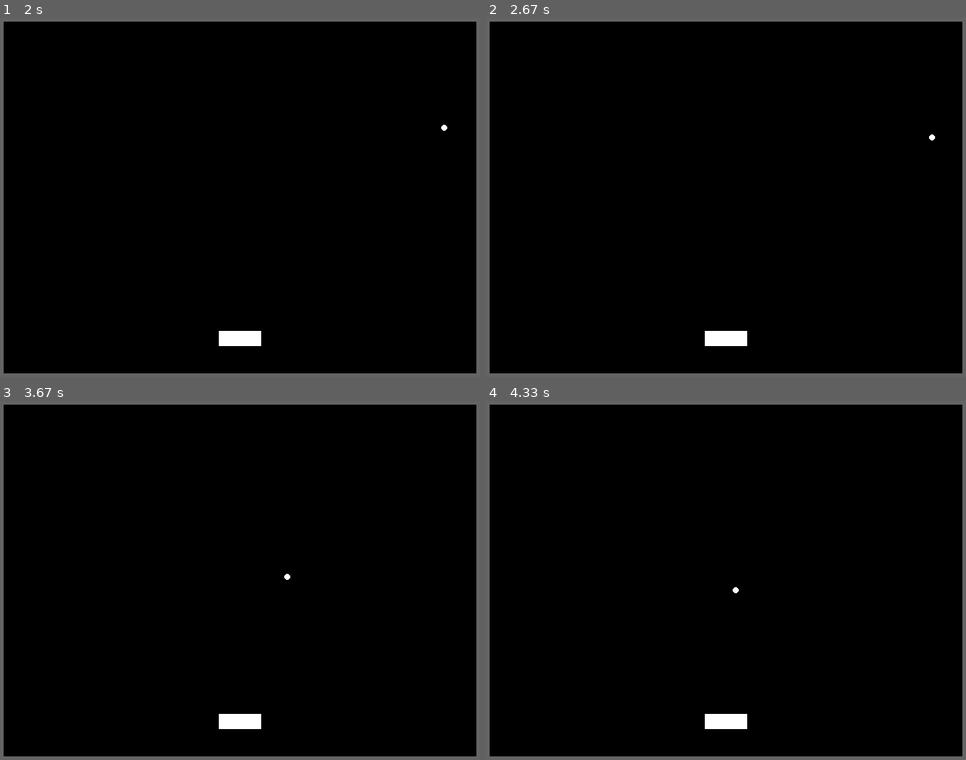
Above: before the commit, frames 1-4 (two rows, left to right).
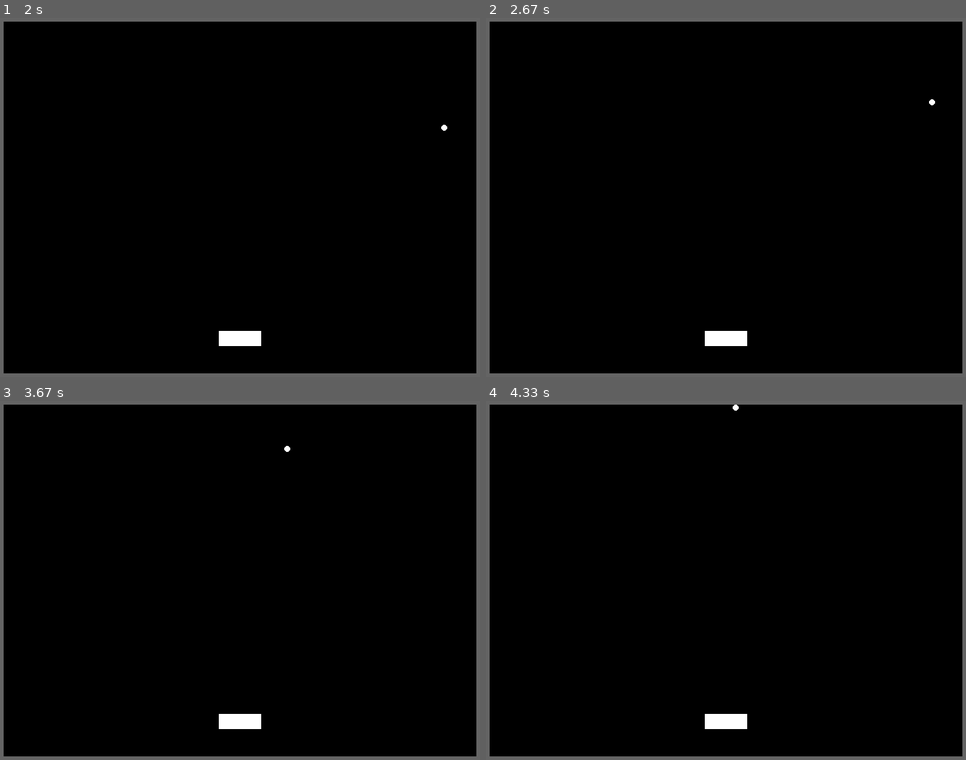
Above: after the commit, the same moments.

Repository: Gibson223/mod-5
Game: pygame game, started from py/main.py
Same seed, same stepped clock (60 frames per second), same inputs: the game is played once before the commit and once after it.
Inputs:
- Up to frame 1 (2 s): hold Right 0.33-0.8 s; hold Up 0.83-1.13 s; hold Right 1.17-1.63 s; hold Left from 1.67 s (still down)
- Up to frame 2 (2.67 s): release Left at 2.2 s; hold Down 2.23-2.53 s; hold Left from 2.57 s (still down)
- Up to frame 3 (3.67 s): release Left at 2.97 s; hold Up 3-3.37 s; hold Right from 3.4 s (still down)
- Up to frame 4 (4.33 s): release Right at 4.03 s; hold Down from 4.07 s (still down)

Frame 1 is identical in both runs. In frame 2, less than 0.1% of the frame differs, in the area x 92-94%, y 22-35%; in frame 3, less than 0.1%; in frame 4, less than 0.1%.

Commit message:
Added music file (draft) and added collision handler to check surface that is bounced off of

Diff:
--- a/how2pip3.txt
+++ b/how2pip3.txt
@@ -1,3 +1,6 @@
+This stuff is all not necessary and can be ignored
+
+
 pip3 is used to install python packages.
 A python virtual environment can be used to keep project-related python packages in one place
 The python3-venv package can be used to manage this virtual environment
--- a/py/constants.py
+++ b/py/constants.py
@@ -53,7 +53,7 @@
 #        'blockbreak':'../resources/sound/bounce2.wav'
 }
 music  = {
-        #'mainGameMusic':'../resources/audio/main3.ogg',
+        'mainGameMusic':'../resources/audio/main_draft.ogg'#,
 #        'menu':'../resources/audio/menu.wav',
 #        'newGame':'../resources/audio/new game.wav',
 #        'mainGameMusic':'../resources/audio/main soundtrack _sample.wav',
--- a/py/main.py
+++ b/py/main.py
@@ -152,20 +152,26 @@
         """
         Updates sprites and stuff
         """
+
+        # Handle collisions
+        self.playerBall.xspeed, self.playerBall.yspeed = CollisionHandling.evaluate(self.playerBall.xspeed, self.playerBall.yspeed, self.playerBall, self.CollisionSpritesList)
+
+#        THE FOLLOWING CODE BLOCK HAS BEEN REPLACED BY CollisionHandling.evaluate():
+#
+#        # Return Sprite_List of objects colliding with ball
+#        collisions = pygame.sprite.spritecollide(self.playerBall, self.CollisionSpritesList, False)
+#        #print(collisions)
+#
+#        if len(collisions) != 0: # Placeholder logic for collision handling (it really doesn't work)
+#            self.playerBall.xspeed = -self.playerBall.xspeed
+#            self.playerBall.yspeed = -self.playerBall.yspeed
+#        #else:
+#        #    print("No collisions")
+#        # Collisions should ultimately be forwarded to the FPGA
+
         self.playerBall.rect.x += self.playerBall.xspeed
         self.playerBall.rect.y += self.playerBall.yspeed
 
-        # Return Sprite_List of objects colliding with ball
-        collisions = pygame.sprite.spritecollide(self.playerBall, self.CollisionSpritesList, False)
-        #print(collisions)
-
-        if len(collisions) != 0: # Placeholder logic for collision handling (it really doesn't work)
-            self.playerBall.xspeed = -self.playerBall.xspeed
-            self.playerBall.yspeed = -self.playerBall.yspeed
-        #else:
-        #    print("No collisions")
-        # Collisions should ultimately be forwarded to the FPGA
-
         Screen.fill(constants.colors["BLACK"])
 
 
@@ -174,6 +180,55 @@
         #draw sprites
         self.AllSpritesList.draw(Screen)
 
+
+class CollisionHandling:
+    """
+    Abstract class containing collision handling functions
+    Should eventually also contain stuff for FPGA communication
+    """
+    def evaluate(ballXspeed, ballYspeed, ballObj, collisionSpritesList):
+        """
+        returns new (xspeed, yspeed)
+        """
+
+        collisions = pygame.sprite.spritecollide(ballObj, collisionSpritesList, False)
+
+        # if no collisions happen
+        if len(collisions) == 0:
+
+            # then speeds do not change and function exits
+            return (ballXspeed, ballYspeed)
+
+
+        # if there are collisions iterate through them
+        print(len(collisions), " collisions")
+        for c in collisions:
+
+            isVertical = CollisionHandling.findBounceIsVertical(ballObj, c)
+            print(isVertical)
+
+            if isVertical:
+
+                return (-ballXspeed, ballYspeed)
+
+            else:
+
+                return (ballXspeed, -ballYspeed)
+
+
+
+    def findBounceIsVertical(ballObj, collisionObj):
+        """
+        returns True if bounce happens on a vertical surface
+        """
+        # i copied this monster from stackoverflow and yet it doesnt do what i intended, i am stunned
+        # all booleans are reversed
+        top = ballObj.rect.top < collisionObj.rect.bottom and ballObj.rect.top > collisionObj.rect.top
+        bottom = ballObj.rect.bottom > collisionObj.rect.top and ballObj.rect.bottom < collisionObj.rect.bottom
+        right = ballObj.rect.right > collisionObj.rect.left and ballObj.rect.right < collisionObj.rect.right
+        left = ballObj.rect.left < collisionObj.rect.right and ballObj.rect.left > collisionObj.rect.left
+        # so unreverse in the return statement
+        return not right or not left
 
 class MainMenu:
     """
@@ -203,7 +258,7 @@
             return
 
         pygame.mixer.music.load(constants.music[musicName])
-        pygame.mixer.music.play(-1)
+        pygame.mixer.music.play(-1) # loop music forever
         #self.__playAudio(constants.music[musicName], True)
 
     def playSound(self, soundName):
@@ -214,38 +269,6 @@
 
         pass #pygame.something.goes.here
        # self.__playAudio(constants.sounds[soundName], False)
-
-    def __playAudio(self, fileName, loop):
-        """
-        private function, for audio playing use playMusic and playSound. Stop using this. delete this once you got it all in order
-        """
-
-        if loop: loops = -1
-        else: loops = 0
-
-        pygame.mixer.Sound(fileName).play(loops)
-
-
-
-
-
-
-
-
-
-
-
-
-
-
-
-
-
-
-
-
-
-
 
 
 
--- a/py/objects.py
+++ b/py/objects.py
@@ -13,8 +13,6 @@
         self.image = pygame.Surface((self.blockWidth, self.blockHeight))
         self.rect = self.image.get_rect() # lmao get rekt
         self.name = BLOCK
-
-
 
 class Ball(pygame.sprite.Sprite):
     """
@@ -82,7 +80,7 @@
             self.name = "left_wall"
 
 
-        elif location == 1: # tpo wall
+        elif location == 1: # top wall
             w_h = [constants.WINDOW_WIDTH, size]
             x,y = 0, 0
             self.name = "top_wall"
Not shown, added: resources/audio/main_draft.ogg
